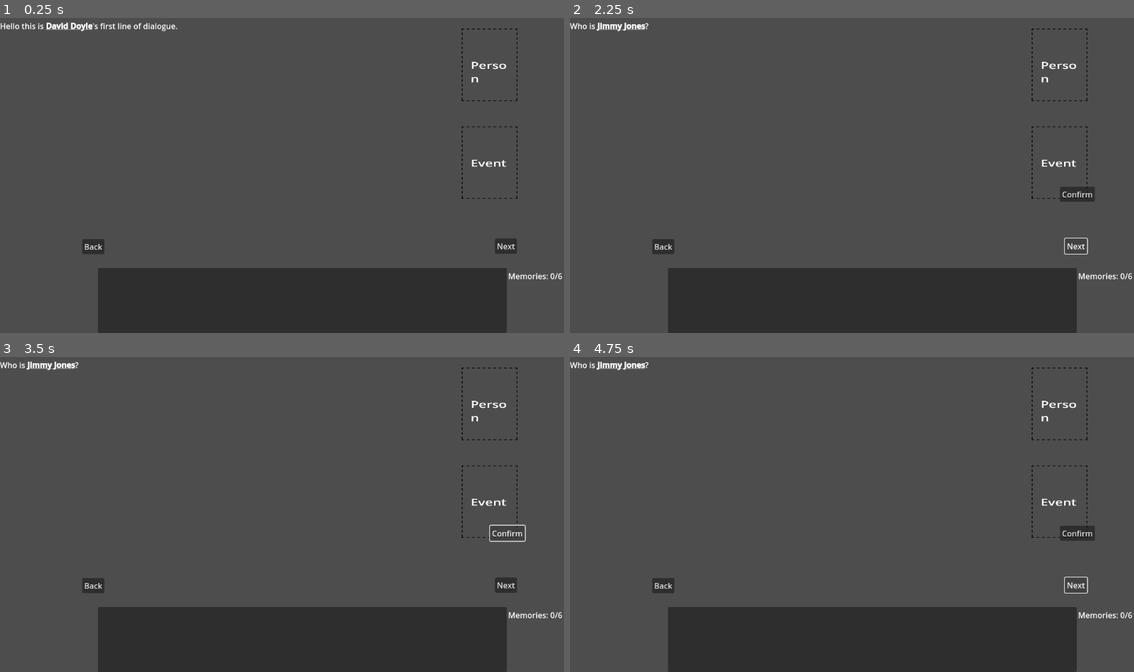
Above: before the commit, frames 1-4 (two rows, left to right).
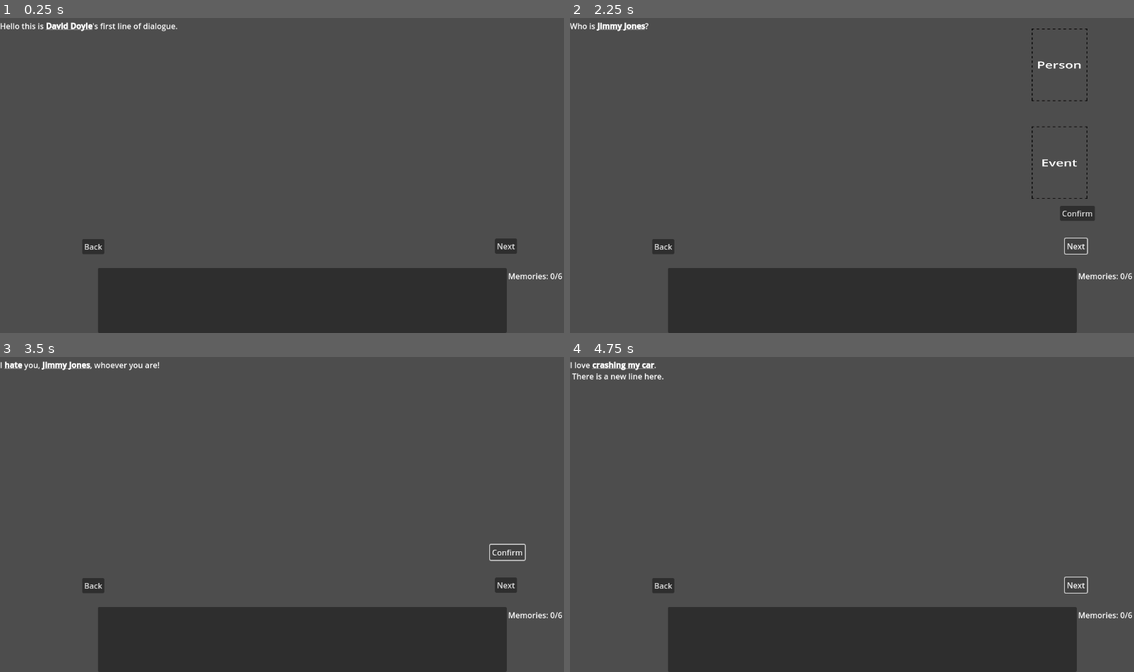
Above: after the commit, the same moments.

Repository: Goodman599/UWGameDevClubWinter2026Jam
Game: Godot game, scene res://Scenes/main.tscn
The game is run twice, just before and just after one commit, with the same random seed, the same clock (stepped at 60 frames per second) and the same inputs.
Inputs:
- Up to frame 1 (0.25 s): no input
- Up to frame 2 (2.25 s): click "Back" at 0.5 s; click "Next" at 1.25 s; click "Next" at 2 s
- Up to frame 3 (3.5 s): click "Confirm" at 2.75 s
- Up to frame 4 (4.75 s): click "Confirm" at 3.5 s; click "Next" at 4.25 s

The runs differ from the first frame. In frame 1, 0.3% of the frame differs, in the area x 81-92%, y 3-58%; in frame 2, 0.7%; in frame 3, 0.9%; in frame 4, 0.9%, in the area x 0-93%, y 1-59%.

Commit message:
the game works

Diff:
--- a/Dialogues/David_Doyle.json
+++ b/Dialogues/David_Doyle.json
@@ -1 +1 @@
-{"visit0":{"dialogue0":{"accepts":["person","event"],"lines" …(585 unchanged characters)… y":"1"}},"dialogue2":{"lines":["I {hate} you, {Jimmy Jones}, whoever you are!"],"nextVisit":{"id":"visit0","delay":"1"}}}}
+{"visit0":{"dialogue0":{"accepts":["person","event"],"lines" …(585 unchanged characters)… y":"1"}},"dialogue2":{"lines":["I {hate}[feeling] you, {Jimmy Jones}[person], whoever you are!"],"nextVisit":{"id":"visit0","delay":"1"}}}}
--- a/Scenes/dialogue_box.tscn
+++ b/Scenes/dialogue_box.tscn
@@ -8,6 +8,7 @@
 [node name="Text" type="RichTextLabel" parent="."]
 offset_right = 1152.0
 offset_bottom = 249.0
+mouse_filter = 1
 bbcode_enabled = true
 text = "If I got some text it would look like this"
 
@@ -27,9 +28,10 @@
 
 [node name="Confirm" type="Button" parent="."]
 offset_left = 1001.0
-offset_top = 340.0
+offset_top = 379.0
 offset_right = 1072.0
-offset_bottom = 371.0
+offset_bottom = 410.0
+mouse_filter = 1
 text = "Confirm"
 
 [connection signal="meta_clicked" from="Text" to="." method="_on_text_meta_clicked"]
--- a/Scenes/main.tscn
+++ b/Scenes/main.tscn
@@ -1,20 +1,20 @@
-[gd_scene load_steps=6 format=3 uid="uid://jop1da2n63nx"]
+[gd_scene load_steps=5 format=3 uid="uid://jop1da2n63nx"]
 
 [ext_resource type="PackedScene" uid="uid://c08jn70lnn2bm" path="res://Scenes/jimmy_jones.tscn" id="1_1k0k3"]
 [ext_resource type="Script" uid="uid://br8imeuu2b8qj" path="res://Scripts/main.gd" id="1_8gbba"]
 [ext_resource type="PackedScene" uid="uid://cbqc4y0el8cgt" path="res://Scenes/ui.tscn" id="3_8gbba"]
-[ext_resource type="Script" uid="uid://ds2qmuynt38v6" path="res://Scripts/jimmy_jones.gd" id="3_21xkr"]
 [ext_resource type="PackedScene" uid="uid://osdop6onyqxw" path="res://Scenes/dialogue_box.tscn" id="5_kry3j"]
 
 [node name="Main" type="Node2D"]
 script = ExtResource("1_8gbba")
-
-[node name="JimmyJones" parent="." instance=ExtResource("1_1k0k3")]
-script = ExtResource("3_21xkr")
-visitor_name = "david_doyle"
 
 [node name="DialogueBox" parent="." instance=ExtResource("5_kry3j")]
 unique_name_in_owner = true
 position = Vector2(0, 9)
 
 [node name="UI" parent="." instance=ExtResource("3_8gbba")]
+
+[node name="Visitors" type="Node2D" parent="."]
+
+[node name="JimmyJones" parent="Visitors" instance=ExtResource("1_1k0k3")]
+visitor_name = "david_doyle"
--- a/Scenes/submission_box.tscn
+++ b/Scenes/submission_box.tscn
@@ -24,11 +24,14 @@
 [node name="CardContainer" type="Node2D" parent="."]
 
 [node name="Label" type="RichTextLabel" parent="."]
-offset_left = -44.240738
-offset_top = -19.61972
-offset_right = 143.97313
-offset_bottom = 220.25842
+offset_left = -63.52517
+offset_top = -108.66303
+offset_right = 199.97427
+offset_bottom = 351.90295
 scale = Vector2(0.48216546, 0.47186735)
+mouse_filter = 2
 theme_override_font_sizes/normal_font_size = 64
 bbcode_enabled = true
 text = "Event"
+horizontal_alignment = 1
+vertical_alignment = 1
--- a/Scripts/base_visitor.gd
+++ b/Scripts/base_visitor.gd
@@ -20,10 +20,15 @@
 var current_dialogue_index : int = 0
 var current_dialogue_line_count : int
 
+var current_dialogue_takes_cards := false
+
 var box_scene = preload("res://Scenes/submission_box.tscn")
-
 var instantiated_submission_box_count : int = 0
 const SUBMISSION_BOX_POSITIONS = [Vector2(1000, 100), Vector2(1000, 300)]
+
+# Dictionary to store various visitor states. An example state could be "ritual stage"
+var visitor_states := {}
+
 
 func _ready():
 	# Connect the 2 buttons on the dialogue_box scene to the dialogue managers
@@ -31,7 +36,7 @@
 	dialogue_box.get_node("Back").pressed.connect(prev_dialogue)
 
 	# Connect the confirm button to check cards
-	dialogue_box.get_node("Confirm").pressed.connect(check_submissions)
+	dialogue_box.get_node("Confirm").pressed.connect(dialogue_concluded)
 
 	# Load dialogue from json
 	dialogues = load_json_as_dict("res://Dialogues/" + visitor_name + ".json")
@@ -58,7 +63,7 @@
 # Switch to the next dialogue in the current branch
 func next_dialogue():
 	if current_dialogue_index < current_dialogue_line_count:
-		# If just submitted ---- We have a submit button now
+		# If just submitted ---- We have a submit button now, dont let go next if at end
 		if current_dialogue_index == current_dialogue_line_count - 1:
 			#check_submissions()
 			return
@@ -66,9 +71,8 @@
 		current_dialogue_index += 1
 		show_text(dialogues[current_visit_branch][current_dialogue_branch]["lines"][current_dialogue_index])
 
-		# TODO: Show any input boxes
 		if current_dialogue_index == current_dialogue_line_count - 1:
-			dialogue_box.show_confirm()
+			show_inputs()
 
 
 # Switch to the previous dialogue in the current branch
@@ -79,12 +83,22 @@
 
 		# Hide confirm button if not at the end
 		if current_dialogue_index < current_dialogue_line_count - 1:
-			dialogue_box.hide_confirm()
-
-		# TODO: Hide input boxes
-		if current_dialogue_index == current_dialogue_line_count - 2:
-			pass
-
+			hide_inputs()
+
+
+func show_inputs():
+	dialogue_box.show_confirm()
+	for child in get_children():
+		if child is SubmissionBox:
+			child.show()
+
+
+func hide_inputs():
+	dialogue_box.hide_confirm()
+	for child in get_children():
+		if child is SubmissionBox:
+			child.clear_cards()
+			child.hide()
 
 # Sets the visit branch to the given string
 # Also sets the dialogue branch to dialogue0
@@ -104,14 +118,23 @@
 	show_text(dialogues[current_visit_branch][current_dialogue_branch]["lines"][current_dialogue_index])
 	register_keywords(dialogues[current_visit_branch][current_dialogue_branch]["lines"])
 
-	dialogue_box.hide_confirm()
 
 	instantiated_submission_box_count = 0
 	delete_submission_boxes()
 
-	for requirement : String in dialogues[current_visit_branch][current_dialogue_branch]["accepts"]:
-		create_submission_box(requirement)
-
+	# The new dialogue is a submission dialogue line
+	if dialogues[current_visit_branch][current_dialogue_branch].has("accepts"):
+		current_dialogue_takes_cards = true
+		for requirement : String in dialogues[current_visit_branch][current_dialogue_branch]["accepts"]:
+			create_submission_box(requirement)
+	else: # The new dialogue is a redirect dialogue line
+		current_dialogue_takes_cards = false
+		queue_visit(dialogues[current_visit_branch][current_dialogue_branch]["nextVisit"]["id"], str_to_var(dialogues[current_visit_branch][current_dialogue_branch]["nextVisit"]["delay"]))
+
+	if current_dialogue_line_count == 1:
+		show_inputs()
+	else:
+		hide_inputs()
 
 # Register keywords into the database.
 func register_keywords(dialogue_array : Array):
@@ -137,7 +160,7 @@
 			MemoryDB._register(memory_key, memory_type, display_name)
 
 			# Search for the next keyword
-			search_index = memory_data_end_index
+			search_index = memory_data_end_index + 1
 			next_keyword_occurence_index = line.find("{", search_index)
 
 
@@ -157,16 +180,34 @@
 	return json.data
 
 
-func queue_visit():
-	pass
-
-# Goes through every child (Which should only be submission boxes
+func queue_visit(visit_name : String, delay : int):
+	var next_visit = VisitorInstance.new()
+	next_visit.person = self
+	next_visit.visit_branch = visit_name
+	next_visit.visit_time = VisitorManager.time + delay
+
+	VisitorManager.add_visitor_to_queue(next_visit)
+
+func dialogue_concluded():
+	# Update any visitor states
+	if dialogues[current_visit_branch][current_dialogue_branch].has("setState"):
+		for state in dialogues[current_visit_branch][current_dialogue_branch]["setState"]:
+			visitor_states[state] = str_to_var(dialogues[current_visit_branch][current_dialogue_branch]["setState"][state])
+
+
+	if current_dialogue_takes_cards:
+		check_submissions()
+	else:
+		VisitorManager.send_next_visitor()
+
+
 func check_submissions():
 	var submissions := []
 
 	for i in range(instantiated_submission_box_count):
 		submissions.append(null)
 
+	# Get the card in each box
 	for child in get_children():
 		if child is SubmissionBox:
 			var submission_data = child.get_card_data()
@@ -177,8 +218,12 @@
 
 	for case_name : String in dialogues[current_visit_branch][current_dialogue_branch]["cases"]:
 		var case_data = dialogues[current_visit_branch][current_dialogue_branch]["cases"][case_name]
+		var case_match := true
+
+		# Check card submissions
 		if case_data.has("submissions"):
 			for requirement_index in case_data["submissions"].size():
+
 				if case_data["submissions"][requirement_index] == "ANY":
 					continue
 				elif case_data["submissions"][requirement_index] == "EMPTY" and submissions[requirement_index] == null:
@@ -187,10 +232,22 @@
 					continue
 
 				# If this code executes, there was a mismatched card
-				print("No card submission fits")
-
-		print(dialogues[current_visit_branch][current_dialogue_branch]["cases"][case_name])
-
+				case_match = false
+
+		# Check states
+		if case_data.has("stateChecks"):
+			for check in case_data["stateChecks"]:
+				if not visitor_states.has(check):
+					push_error("This visitor: " + self.name + ", does not have the state: ", check)
+					case_match = false
+				elif str_to_var(case_data["stateChecks"][check]) != visitor_states[check]:
+					case_match = false
+
+		if case_match:
+			# Show response dialogue
+			set_dialogue_branch(case_data["result"])
+
+			break
 
 func create_submission_box(type : String):
 	var box_instance = box_scene.instantiate()
@@ -202,7 +259,6 @@
 		# I should probably set something other than name but its ok...
 		box_instance.name = str(instantiated_submission_box_count)
 
-		print(SUBMISSION_BOX_POSITIONS[instantiated_submission_box_count])
 		box_instance.global_position = SUBMISSION_BOX_POSITIONS[instantiated_submission_box_count]
 		instantiated_submission_box_count += 1
 		add_child(box_instance)
--- a/Scripts/david_doyle.gd
+++ b/Scripts/david_doyle.gd
@@ -2,43 +2,14 @@
 
 # Example visitor.
 
-
-# Dialogue is stored as a dictionary (not memory efficient but who cares)
-#	The keys are the "names of the branch" and the value is an array of dialogues.
 func _init():
-	var data = load_json_as_dict("res://Dialogues/David_Doyle.json")
-	push_error(data)
-
-	dialogues = {"first" : ["Hello, you're finally awake.",
-							"You got into a {car crash}.",
-							"Thankfully, I, {Jimmy Jones}, was there to pull you out."],
-				"second" : ["blah"],
-				"third" : ["blah2"],}
+	visitor_states = {
+		"mentioned_JJ" = false
+	}
 
 
 func _ready():
 	# Connect the 2 buttons. Please tell me there's a better way to do this...
 	super()
-
 	# Temporary code just to start a dialogue
-	show_text(dialogues["first"][current_dialogue_index])
-	current_dialogue_branch = "first"
-
-func load_json_as_dict(path: String) -> Dictionary:
-	var file := FileAccess.open(path, FileAccess.READ)
-	if file == null:
-		push_error("Failed to open file: " + path)
-		return {}
-	var json_text := file.get_as_text()
-	file.close()
-	var json := JSON.new()
-	var err := json.parse(json_text)
-	if err != OK:
-		push_error("JSON parse error: %s at line %d" % [json.get_error_message(), json.get_error_line()])
-		return {}
-	return json.data
-
-	#if DialogueManager.has_shown_first:
-		#send_to_manager(new VisitorInstance(self, "second", current_day + 1))
-	#elif DialogueManager.has_shown_second and DialogueManager.day % 7 == 5:
-		#send_to_manager(new VisitorInstance(self, "third"))
+	set_visit_branch("visit0")
--- a/Scripts/jimmy_jones.gd
+++ b/Scripts/jimmy_jones.gd
@@ -1,16 +1,5 @@
 extends BaseVisitor
 
-# Example visitor.
-
-
-# Dialogue is stored as a dictionary (not memory efficient but who cares)
-#	The keys are the "names of the branch" and the value is an array of dialogues.
-#func _init():
-	#dialogues = {"first" : ["Hey you, you're finally awake.",
-							#"You got into a {car crash}.",
-							#"Thankfully, I, {Jimmy Jones}, was there to pull you out."],
-				#"second" : ["blah"],
-				#"third" : ["blah2"],}
 
 
 func _ready():
--- a/Scripts/main.gd
+++ b/Scripts/main.gd
@@ -32,7 +32,7 @@
 		return
 
 	var data = MemoryDB.get_memory(key)
-	print(data.type)
+
 	if data == null:
 		return
 
--- a/Scripts/submission_box.gd
+++ b/Scripts/submission_box.gd
@@ -43,6 +43,11 @@
 	if is_highlighted:
 		is_highlighted = false
 		update_appearance()
+
+func _input(event):
+	if is_highlighted and event is InputEventMouseButton:
+		if event.button_index == MOUSE_BUTTON_LEFT and event.pressed:
+			clear_cards()
 
 func update_appearance():
 	if is_highlighted:
@@ -145,7 +150,7 @@
 	var start_x = text_pos.x + (text_size.x - total_width) / 2 + card_spacing / 2
 
 	var target_x = start_x + index * card_spacing
-	var target_y = text_pos.y - 70
+	var target_y = text_pos.y
 
 	var tween = create_tween().set_trans(Tween.TRANS_BACK).set_ease(Tween.EASE_OUT)
 	tween.tween_property(card_2d, "global_position", Vector2(target_x, target_y), 0.4)
--- a/Scripts/visitor_instance.gd
+++ b/Scripts/visitor_instance.gd
@@ -2,7 +2,7 @@
 class_name VisitorInstance
 
 var person : BaseVisitor
-var dialogue_branch : String
+var visit_branch : String
 var visit_time : int
 
 
--- a/Scripts/visitor_manager.gd
+++ b/Scripts/visitor_manager.gd
@@ -1,5 +1,4 @@
 extends Node
-class_name VisitorManager
 
 var time = 0 # 0 - 41, one for each day and night
 
@@ -8,12 +7,24 @@
 # Takes and adds a VisitorInstance to the queue, and sorts the queue chronologically
 func add_visitor_to_queue(visitor : VisitorInstance):
 	visitor_queue.append(visitor)
-	visitor_queue.sort_custom(func(a, b): return a.get_visit_time < b.get_visit_time)
+	visitor_queue.sort_custom(func(a, b): return a.get_visit_time() < b.get_visit_time())
 
+func send_next_visitor():
+	var next_visit_instance : VisitorInstance = visitor_queue[0]
+	if next_visit_instance.visit_time == time:
+		next_visit_instance.person.set_visit_branch(next_visit_instance.visit_branch)
+		visitor_queue.pop_front()
+	else:
+		step_time()
 
-
-func on_day_change():
-	temp() # I Can't think of a good method name
+func step_time():
+	time += 1
+	print("The time is: ", time)
+	if time % 2 == 0:
+		print("It's day now!")
+	else:
+		print("It's night now!")
+	send_next_visitor()
 
 
 # Requires visitor_queue to be sorted chronologically
--- a/project.godot
+++ b/project.godot
@@ -19,6 +19,7 @@
 
 MemoryDB="*res://Scripts/memory_database.gd"
 MemoryManager="*res://Scripts/memory_manager.gd"
+VisitorManager="*res://Scripts/visitor_manager.gd"
 
 [editor]
 
